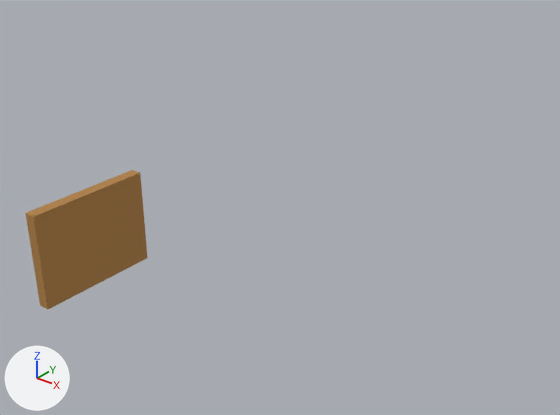
What one commit did to the FBX model huhodame/Assets/matumoto/wall1.FBX.
Camera for both pictures: a camera (50 mm lens) standing at (16.9, 10.3, 24.1) and looking at (-7.6, 40.9, 5.1). Every picture has the same lights, and +X, +Y and +Z are marked at lower left.

Names of what the first picture shows: 'brick_wall_small'.
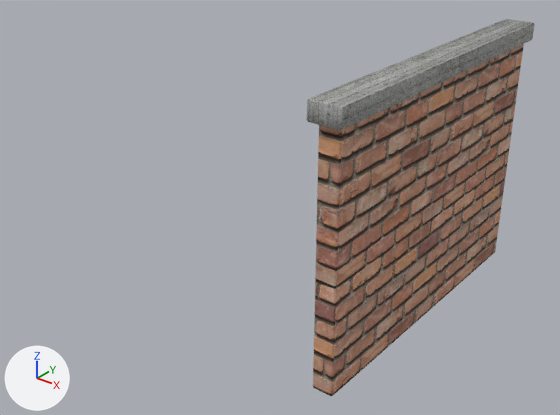
Pixel boxes [x1, y1, x2, y2] of what changed, in the pictures (560 x 415 px):
'brick_wall_small', reshaped, moved, rescaled (86% wider, 170% taller)
    before: [25, 170, 147, 309]
    after: [307, 19, 535, 396]
part 1 of me_mesh, deleted (brown)
    before: [25, 170, 147, 309]

Edits to the bpy script that builds the scene:
```text
Change me_mesh:
    where me_mesh.from_pydata(...)  # 48 vertices, 40 faces; spans x -14.0..14.0, y -8.0..286.0, z 0.0..228.0
    used by ob_brick_wall_small; location = (-16.46, 31.02, 0.0); scale = (0.0254, 0.0254, 0.0254)
    me_mesh part 1: the loose piece of 8 vertices spanning x -14.0..14.0, y -8.0..286.0, z 0.0..228.0 is deleted
    remove me_mesh.materials.append(mat_proxy)  # brown #b28145
Change ob_brick_wall_small:
    ob_brick_wall_small.location: (-16.46, 31.02, 0.0) -> (0.0, 34.65, 0.0)
    ob_brick_wall_small.scale: (0.0254, 0.0254, 0.0254) -> (0.0645, 0.0645, 0.0645)
```
